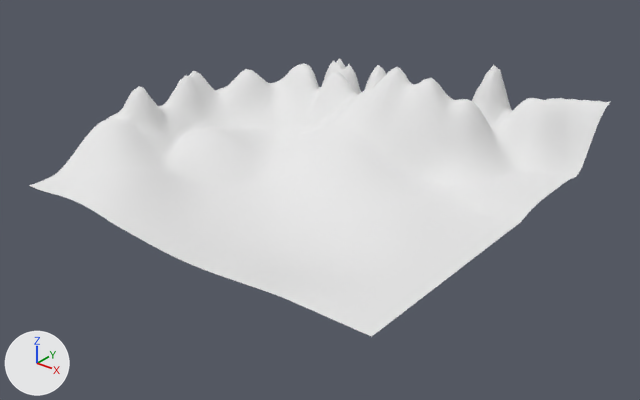
Two versions of the Blender file blender/terrain/map1.blend, one commit apart.
Both versions are drawn from a camera (50 mm lens) standing at (185.3, -234.5, 129.4) and looking at (4.0, -7.9, -11.1). The lights are fixed; the arrows at lower left show +X, +Y and +Z.
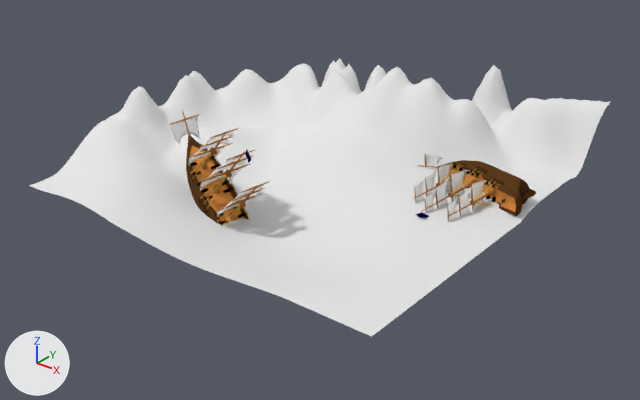
Commit message: Added ships to map1

Where the change shows, as pixel boxes [x1, y1, x2, y2] in the pictures (640 x 400 px):
'AmericanWarShip.lwo.001', added (brown): after [168, 110, 268, 228]
    faces in mat_sails (white #ffffff): [171, 116, 266, 217]
    faces in mat_masts (brown #a76b34): [168, 110, 268, 221]
    faces in mat_deck (orange #e99748): [190, 145, 244, 222]
    faces in mat_hullsmooth (brown #5a3a1c): [186, 135, 246, 225]
    faces in mat_hullflat (brown #422b15): [188, 155, 249, 225]
'AmericanWarShip.lwo', added: after [413, 155, 536, 222]

Patch to the scene script:
```diff
--- a/blender/terrain/map1.blend.py
+++ b/blender/terrain/map1.blend.py
@@ ob_americanwarship_lwo @@
+ob_americanwarship_lwo = bpy.data.objects.new('AmericanWarShip.lwo', me_americanwarship_lwo)  # 7713 vertices, 7049 faces; spans x -11.7..11.9, y -6.3..45.1, z -36.9..29.8; in mat_clockface (white #e7e7e7), mat_rigging (orange #fdbf57), mat_hullflat (brown #422b15), mat_clockframe (white #e7e7e7), mat_clockframeflat (white #e7e7e7), mat_glass (white #e7e7e7), mat_guncarriage (black #000000), mat_hullsmooth (brown #5a3a1c), mat_helm (brown #5a3a1c), mat_navalgun (black #000000), mat_sails (white #ffffff), mat_gunbore (black #000000), mat_aft (brown #5a3a1c), mat_compassbase (orange #ce8540), mat_clockhands (white #e7e7e7), mat_flag (dark blue #02013b), mat_deckvert (orange #cd853f), mat_deck (orange #e99748), mat_hourmarks (white #e7e7e7), mat_redpointer (blue #2a19cd), mat_masts (brown #a76b34)
+ob_americanwarship_lwo.location = (55.1, 19.5, 1.9)
+ob_americanwarship_lwo.rotation_euler = (-1.467, -1.414, -8.217)  # degrees (-84, -81, 249)
+ob_americanwarship_lwo.scale = (0.691, 0.691, 0.691)
@@ ob_americanwarship_lwo_001 @@
+ob_americanwarship_lwo_001 = bpy.data.objects.new('AmericanWarShip.lwo.001', me_americanwarship_lwo_002)  # 5460 vertices, 5936 faces; spans x -60.7..-2.4, y 40.7..69.6, z -55.0..9.8; in mat_rigging (orange #fdbf57), mat_hullflat (brown #422b15), mat_guncarriage (black #000000), mat_hullsmooth (brown #5a3a1c), mat_navalgun (black #000000), mat_sails (white #ffffff), mat_gunbore (black #000000), mat_flag (dark blue #02013b), mat_deckvert (orange #cd853f), mat_deck (orange #e99748), mat_masts (brown #a76b34)
+ob_americanwarship_lwo_001.location = (10.5, -10.4, 30.9)
+ob_americanwarship_lwo_001.rotation_euler = (-1.467, -1.414, -8.217)  # degrees (-84, -81, 249)
+ob_americanwarship_lwo_001.scale = (0.691, 0.691, 0.691)
```
